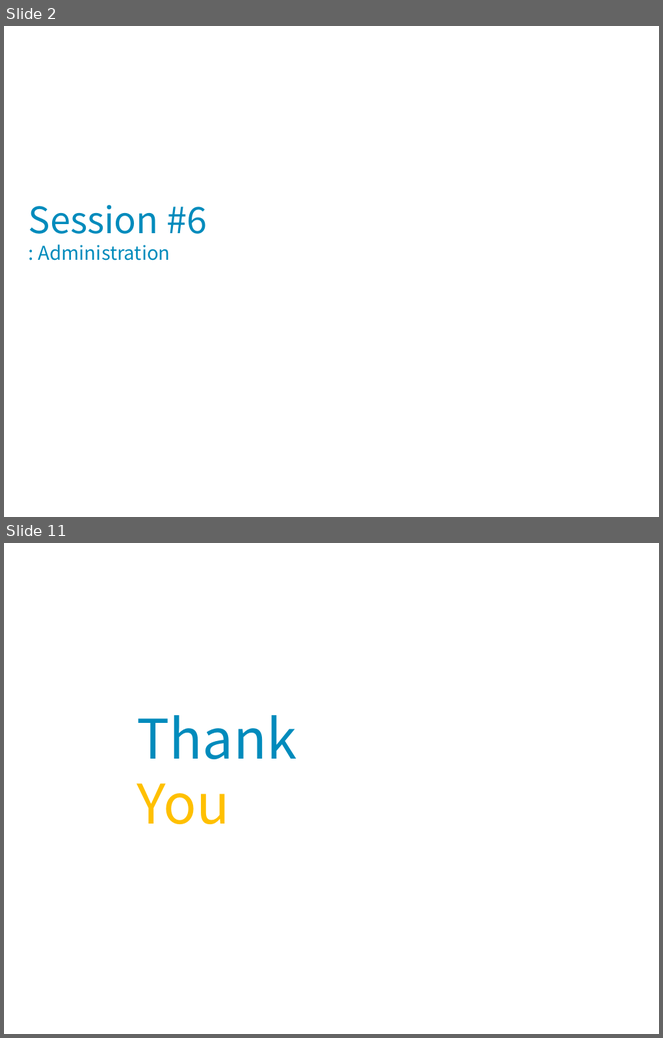
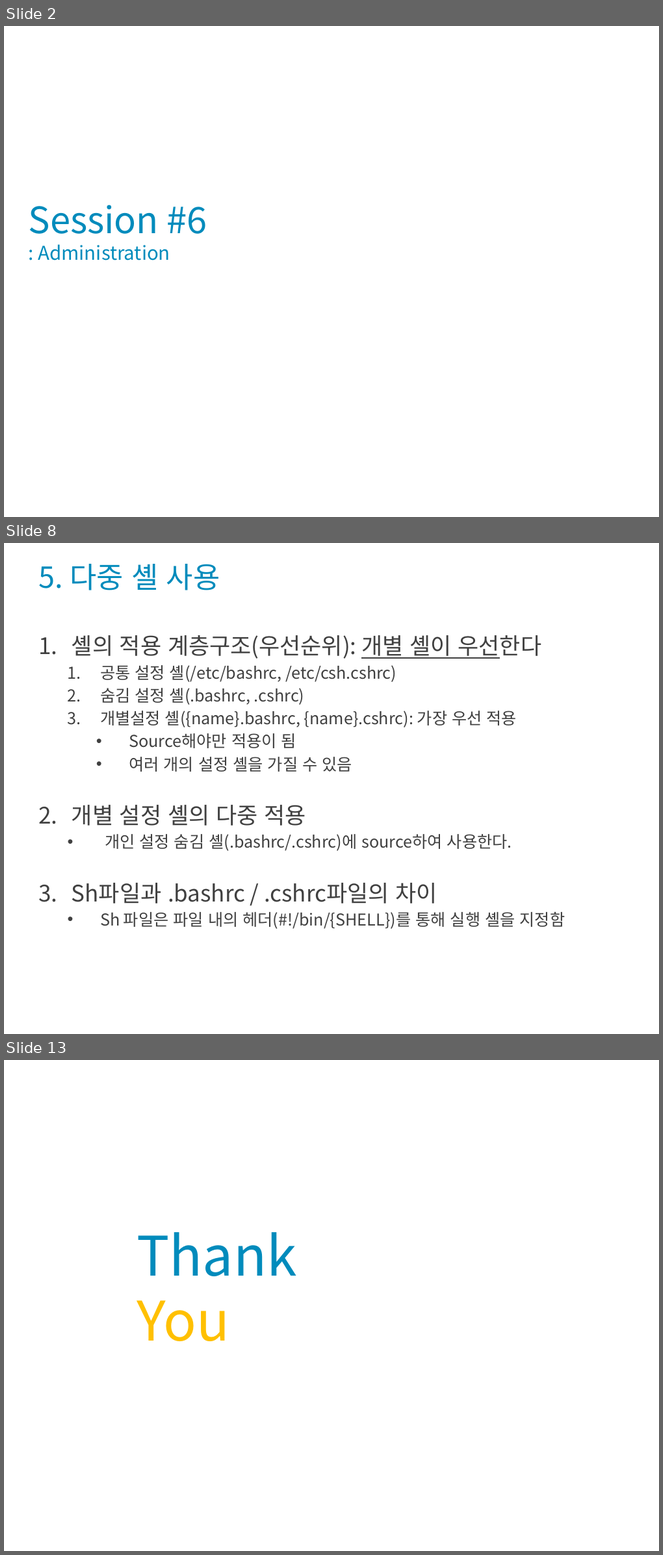
Before and after one commit to codefoolosopher/linuxedu, a slide deck: portfolio/Linux_OS_System_2022_1_s6.pptx. Shown one above the other, each under a label of ours: slides 2 and 11 before the commit, slides 2, 8 and 13 after it; the slides between them are not shown. The pictures are 663x1038 and 663x1555 pixels, drawn with LibreOffice and Linux fonts; fonts in the diff are those of the drawing; background and template pictures are left out. Boxes give left, top, right and bottom in pixels: in the first picture for what was removed or moved away, otherwise in the second. Text is boxed around its words. In the diff, an @@ line names an element or a change of style, - is before the commit and + after.

```diff
--- a/portfolio/Linux_OS_System_2022_1_s6.pptx
+++ b/portfolio/Linux_OS_System_2022_1_s6.pptx
@@ slide 8 added at (4, 543, 659, 1034), background picture (left out) @@
@@ title added at (39, 564, 220, 590), 32 pt, text #008BBC @@
+5. 다중 셸 사용
@@ text added at (72, 635, 566, 929), 18 pt, text #404040 @@
+1. 셸의 적용 계층구조(우선순위): 개별 셸이 우선한다
+  1. 공통 설정 셸(/etc/bashrc, /etc/csh.cshrc)
+  2. 숨김 설정 셸(.bashrc, .cshrc)
+  3. 개별설정 셸({name}.bashrc, {name}.cshrc): 가장 우선 적용
+    • Source해야만 적용이 됨
+    • 여러 개의 설정 셸을 가질 수 있음
+2. 개별 설정 셸의 다중 적용
+  • 개인 설정 숨김 셸(.bashrc/.cshrc)에 source하여 사용한다.
+3. Sh파일과 .bashrc / .cshrc파일의 차이
+  • Sh 파일은 파일 내의 헤더(#!/bin/{SHELL})를 통해 실행 셸을 지정함
@@ what was slide 11 is now slide 13 @@
```
Also in this commit, not shown: 8 slides changed, 1 other slide added.
